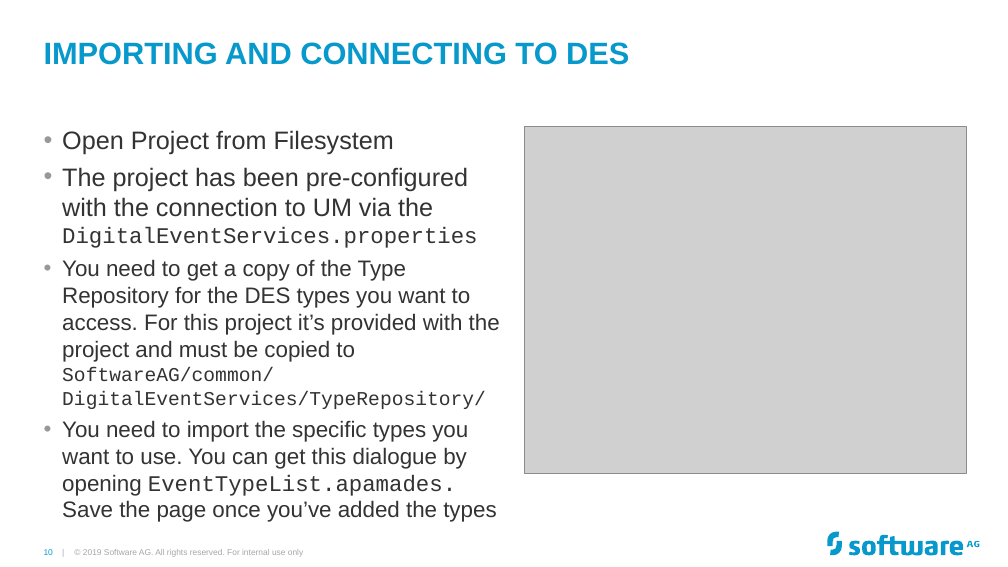
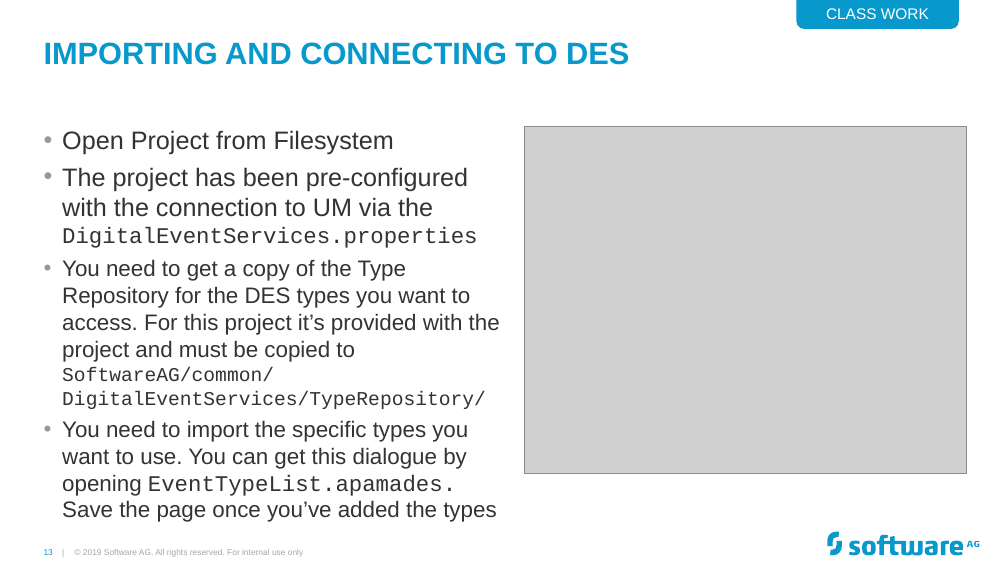
Before and after one commit to Cumulocity-IoT/apama-streaming-analytics-intro-training, a slide deck: slide 13 of Apama GAP Training.pptx (slide 10 before the commit). Drawn at 1008x567 pixels with LibreOffice and Linux fonts; fonts in the diff are those of the drawing; grey boxes stand for pictures; background and template pictures are left out. Boxes give left, top, right and bottom in pixels: in the first picture for what was removed or moved away, otherwise in the second. Text is boxed around its words. In the diff, an @@ line names an element or a change of style, - is before the commit and + after.

```diff
--- a/Apama GAP Training.pptx
+++ b/Apama GAP Training.pptx
@@ round same rect added at bbox=[796, 0, 959, 29], fill #0899CC, 11 pt, text #FFFFFF @@
+CLASS WORK
```
Also in this commit, not shown: 19 other slides changed, 5 slides added.
